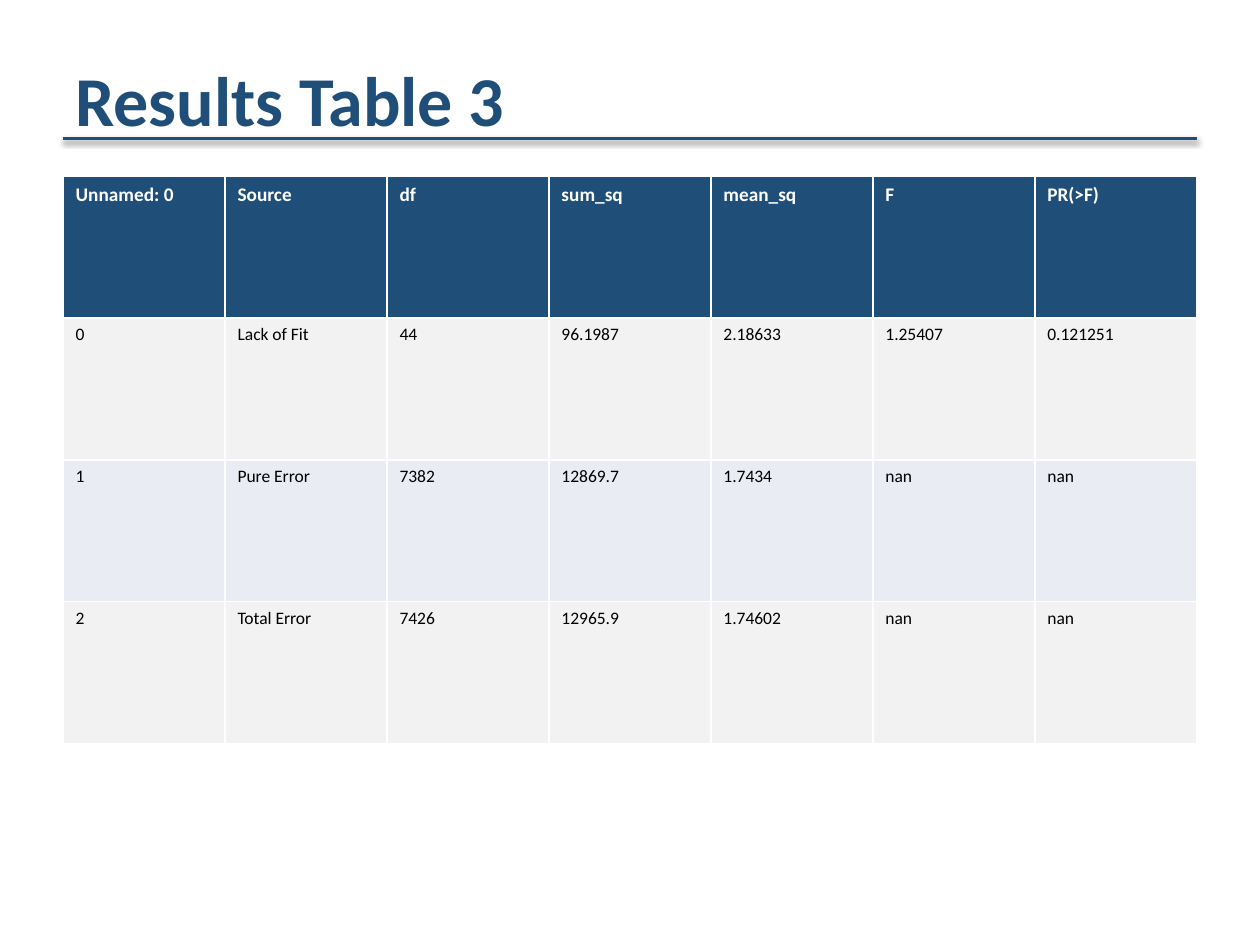
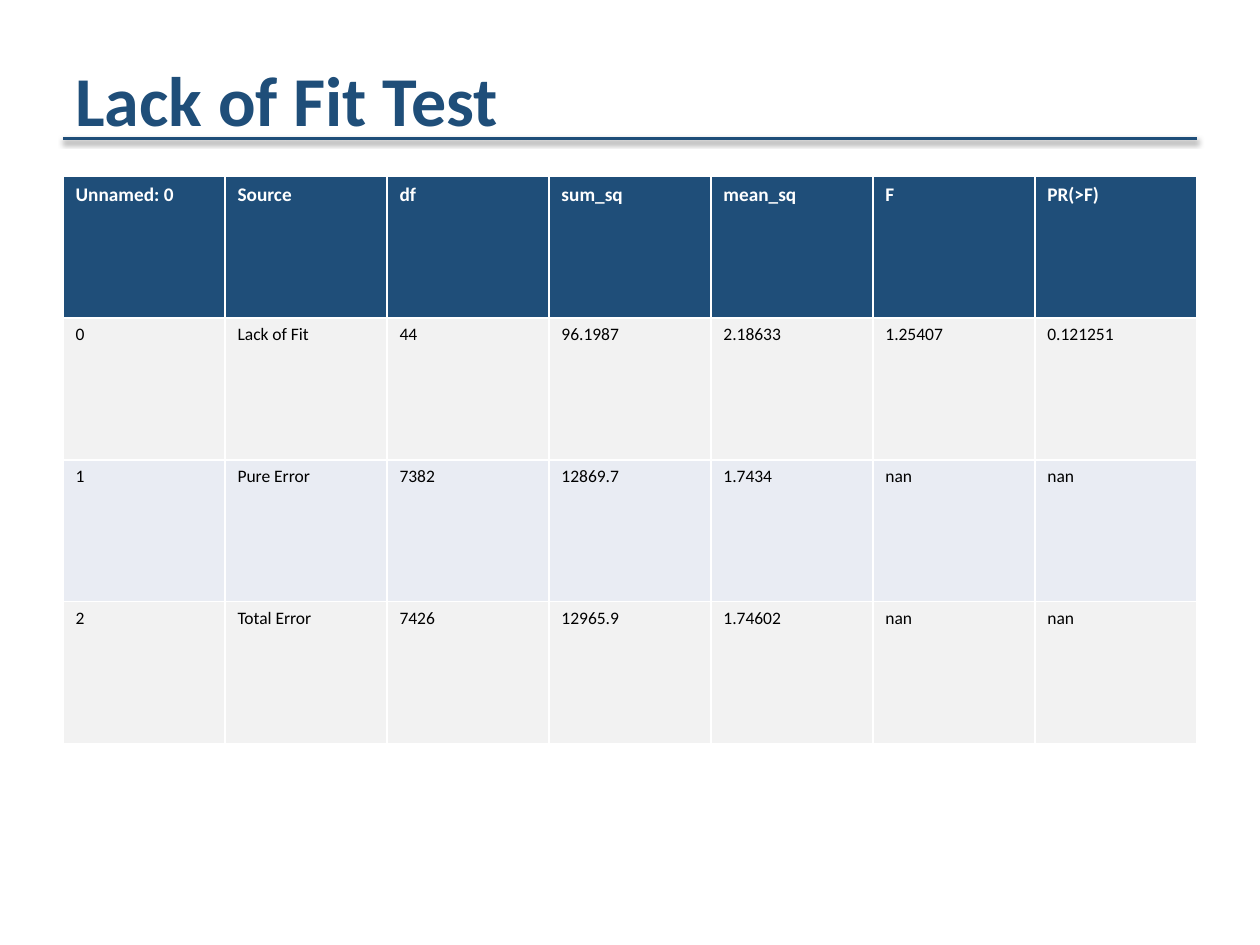
Before and after one commit to VictorBlakeG/doe, a slide deck: slide 6 of outputs/doe_analysis_reduced.pptx (slide 24 before the commit). Drawn at 1260x945 pixels with LibreOffice and Linux fonts; fonts in the diff are those of the drawing. Boxes give left, top, right and bottom in pixels: in the first picture for what was removed or moved away, otherwise in the second. Text is boxed around its words. In the diff, an @@ line names an element or a change of style, - is before the commit and + after.

```diff
--- a/outputs/doe_analysis_reduced.pptx
+++ b/outputs/doe_analysis_reduced.pptx
@@ text at [75, 77, 498, 143]: text changed @@
-Results Table 3
+Lack of Fit Test
```
Also in this commit, not shown: 3 other slides changed, 52 slides added, 20 slides removed, 4 other files.
